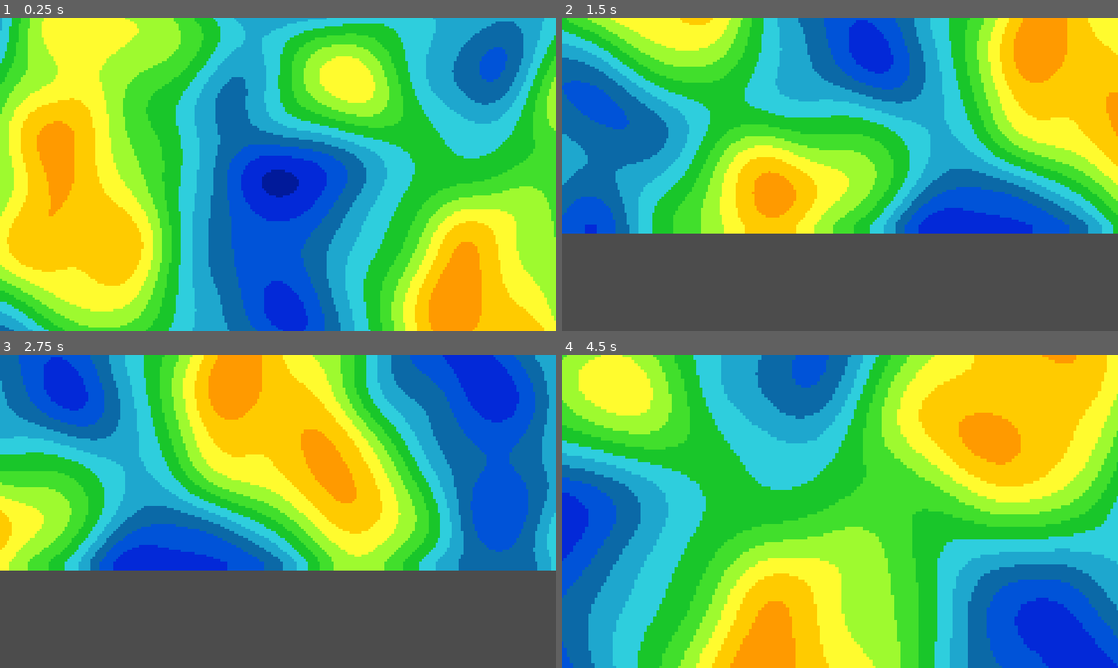
Above: before the commit, frames 1-4 (two rows, left to right).
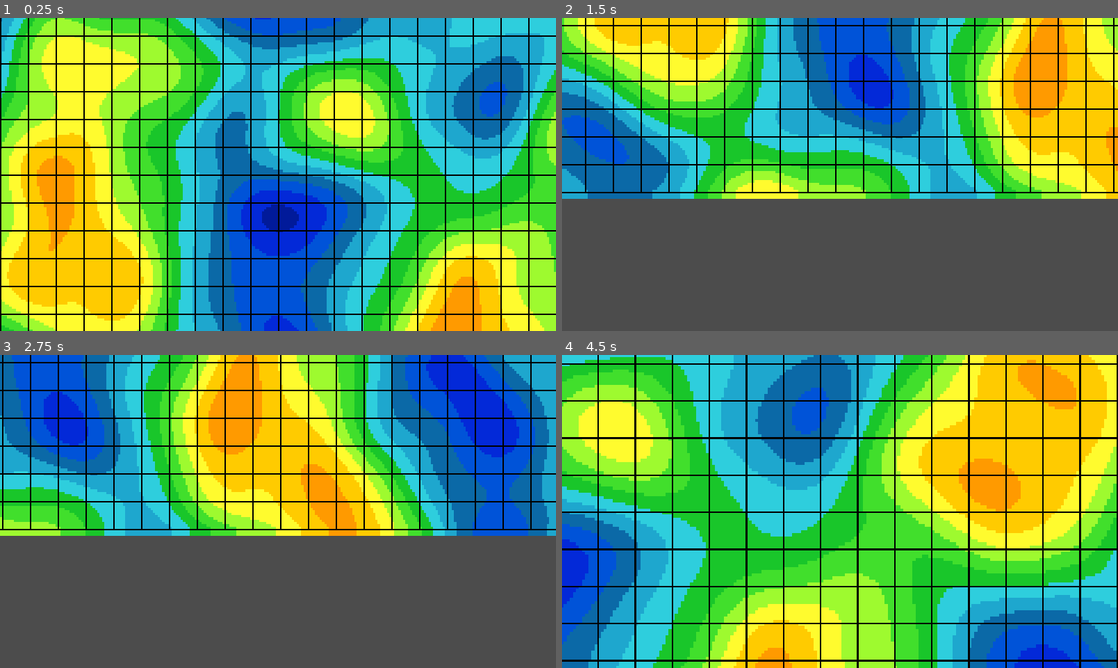
Above: after the commit, the same moments.

Repository: Phrenotopia/EvoDevio
Game: Godot game, scene res://World.tscn
Two runs of this game, one before a commit and one after it. Both use one fixed random seed, a clock stepped at 60 frames per second and the inputs below.
Inputs (mouse positions are in pixels of both pictures, inside the frame that each line leads up to):
- Up to frame 1 (0.25 s): no input
- Up to frame 2 (1.5 s): tap Enter at 0.5 s; move the mouse to (962, 158) at 0.52 s; hold S (camera_down) 0.53-1.28 s; move the mouse to (728, 190) at 1.27 s; tap A (camera_left) at 1.35 s
- Up to frame 3 (2.75 s): tap Space at 2 s; move the mouse to (333, 442) at 2.02 s; hold D (camera_right) from 2.03 s (still down)
- Up to frame 4 (4.5 s): move the mouse to (812, 574) at 2.77 s; release D (camera_right) at 2.78 s; tap Shift (camera_speed_up) at 2.85 s; tap Enter at 3.5 s; move the mouse to (1006, 558) at 3.52 s; hold W (camera_up) 3.53-4.28 s; move the mouse to (673, 464) at 4.27 s; tap Mouse wheel up (camera_zoom_in) at 4.35 s

The runs differ from the first frame. In frame 1, 66% of the frame differs, in the area x 0-100%, y 0-100%; in frame 2, 55%; in frame 3, 52%; in frame 4, 75%.

Commit message:
Grid added (Buggy)
Added a grid (Buggy.)

Diff:
--- /dev/null
+++ b/DrawGrid.gd
@@ -0,0 +1,12 @@
+extends Node2D
+
+onready var world = get_node("/root/World")
+
+func _draw():
+	var columns = world.MAPSIZE.x/(world.GRIDSIZE/world.PIXELSCALE)#How many columns can fit in the map
+	var rows = world.MAPSIZE.y/(world.GRIDSIZE/world.PIXELSCALE)#How many rows can fit in the map
+
+	for i in columns+1:
+		draw_rect(Rect2(i*world.GRIDSIZE, 0, 4, world.MAPSIZE.y*8), "#000000") #Draws every line in the columns
+	for i in rows+1:
+		draw_rect(Rect2(0, i*world.GRIDSIZE, world.MAPSIZE.x*8, 4), "#000000") #Draws every line in the rows
--- a/World.gd
+++ b/World.gd
@@ -1,8 +1,9 @@
 extends Node2D
 
 var noise
-const MAPSIZE = Vector2(480, 270) #Vector2(119, 65) For 32x32 tiles
-
+const MAPSIZE = Vector2(480, 240) #Vector2(119, 65) For 32x32 tiles
+const PIXELSCALE = 8 #How big the ElevationMap tiles are in pixels
+const GRIDSIZE = 12*PIXELSCALE
 
 func _ready():
 	#randomize()
@@ -12,6 +13,7 @@
 	noise.period = 64 #My default is 16
 	noise.persistence = 0.25 #My default is 1
 	make_map()
+	$Grid._draw()
 
 
 func make_map():
@@ -19,27 +21,6 @@
 		for y in MAPSIZE.y:
 			var a = noise.get_noise_2d(x,y) # a is a number from -1 to 1
 			a = (a+1)*0.5 # Makes a a number from 0 to 1
-			a = round(a*16+0.6)-1 # Makes a an integer from 0 to 15
+			a = round(a*16+0.6)-1 # Makes an integer from 0 to 15
 			#print(a)
 			$ElevationMap.set_cell(x,y,a) # Makes a a color from 0 (Red) to 15 (Dark blue)
-
-#			if a <= 0.1:
-#				$RainbowNoise.set_cell(x,y,0)
-#			elif a <= 0.2:
-#				$RainbowNoise.set_cell(x,y,1)
-#			elif a <= 0.3:
-#				$RainbowNoise.set_cell(x,y,2)
-#			elif a <= 0.4:
-#				$RainbowNoise.set_cell(x,y,3)
-#			elif a <= 0.5:
-#				$RainbowNoise.set_cell(x,y,4)
-#			elif a <= 0.6:
-#				$RainbowNoise.set_cell(x,y,5)
-#			elif a <= 0.7:
-#				$RainbowNoise.set_cell(x,y,6)
-#			elif a <= 0.8:
-#				$RainbowNoise.set_cell(x,y,7)
-#			elif a <= 0.9:
-#				$RainbowNoise.set_cell(x,y,8)
-#			elif a <= 1:
-#				$RainbowNoise.set_cell(x,y,9)
--- a/World.tscn
+++ b/World.tscn
@@ -1,9 +1,10 @@
-[gd_scene load_steps=7 format=2]
+[gd_scene load_steps=8 format=2]
 
 [ext_resource path="res://TenColours.png" type="Texture" id=1]
 [ext_resource path="res://World.gd" type="Script" id=2]
 [ext_resource path="res://ElevationColors.png" type="Texture" id=3]
 [ext_resource path="res://Camera.gd" type="Script" id=4]
+[ext_resource path="res://DrawGrid.gd" type="Script" id=5]
 
 [sub_resource type="TileSet" id=1]
 0/name = "TenColours.png 0"
@@ -382,6 +383,7 @@
 format = 1
 
 [node name="ElevationMap" type="TileMap" parent="."]
+z_index = -1
 tile_set = SubResource( 2 )
 cell_size = Vector2( 8, 8 )
 format = 1
@@ -390,3 +392,7 @@
 position = Vector2( 960, 540 )
 current = true
 script = ExtResource( 4 )
+
+[node name="Grid" type="Node2D" parent="."]
+z_index = 1
+script = ExtResource( 5 )
